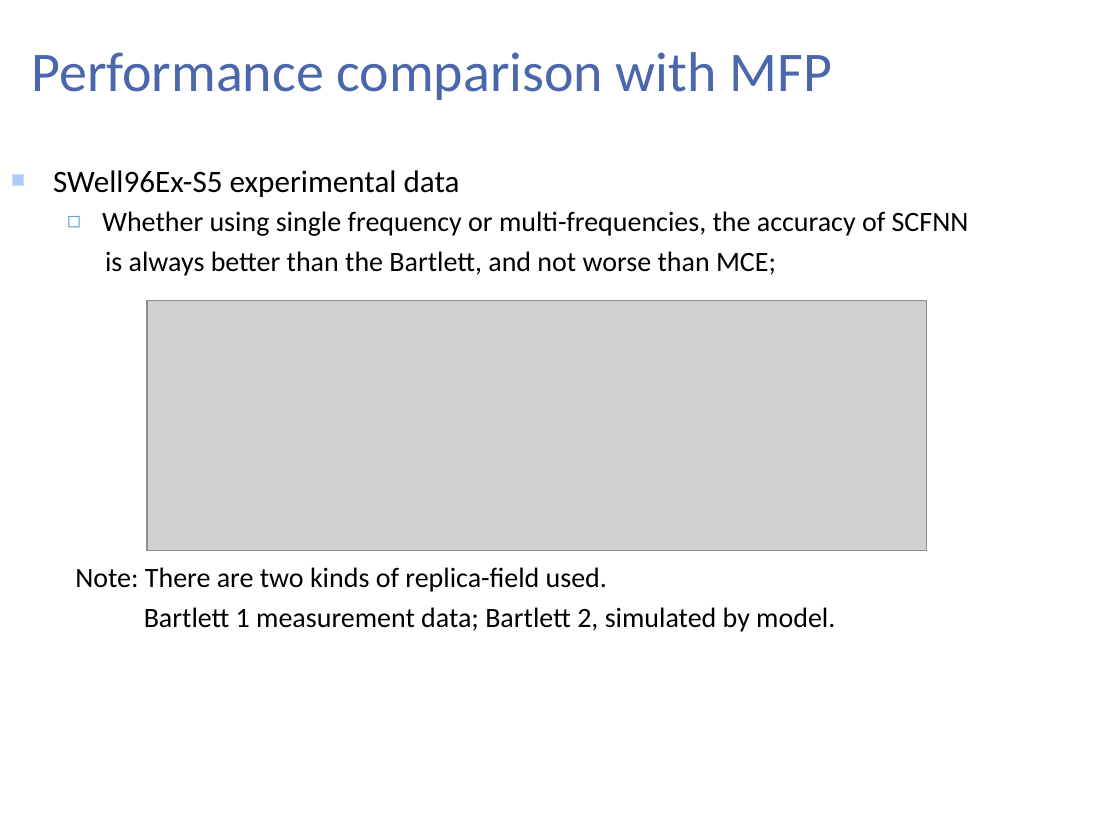
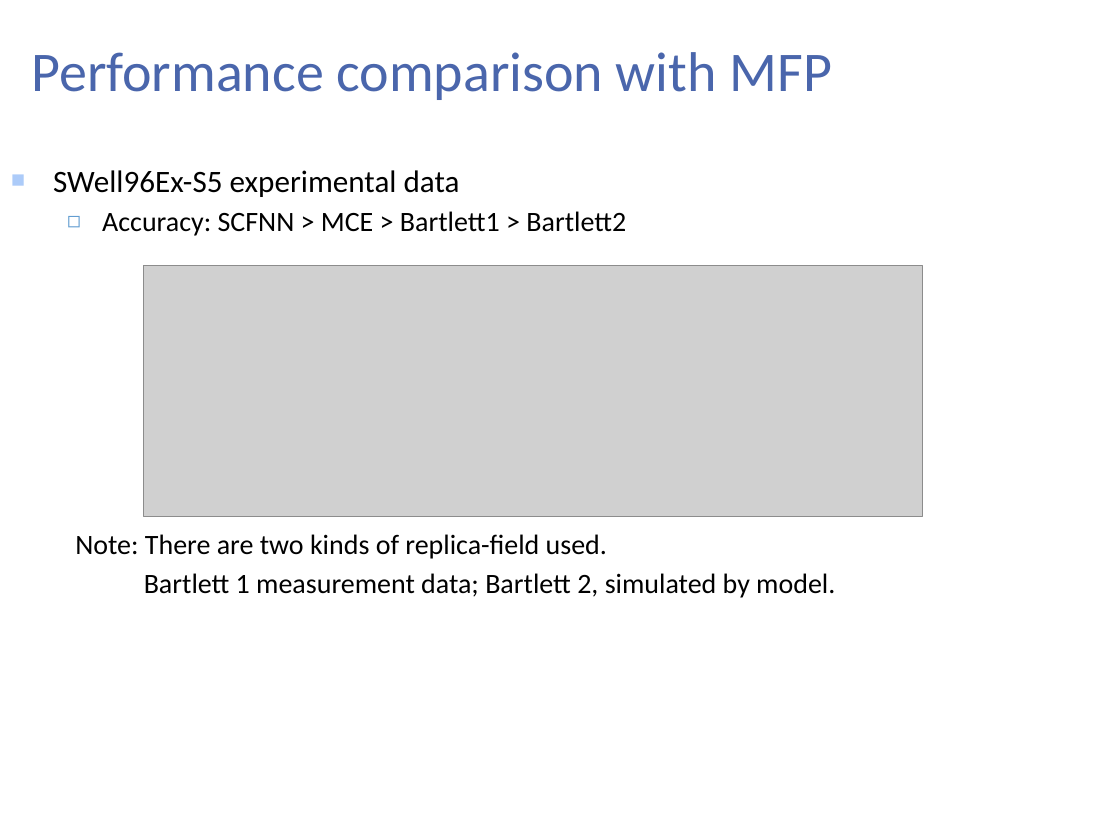
Before and after one commit to shouguicai/SCFNN, a slide deck: slide 8 of Oral Presentation/wuwnet17_v1.pptx. Drawn at 1120x840 pixels with LibreOffice and Linux fonts; fonts in the diff are those of the drawing; grey boxes stand for pictures; background and template pictures are left out. Boxes give left, top, right and bottom in pixels: in the first picture for what was removed or moved away, otherwise in the second. Text is boxed around its words. In the diff, an @@ line names an element or a change of style, - is before the commit and + after.

```diff
--- a/Oral Presentation/wuwnet17_v1.pptx
+++ b/Oral Presentation/wuwnet17_v1.pptx
@@ text at (102, 211, 626, 236): text changed @@
-  ◻ Whether using single frequency or multi-frequencies, the accuracy of SCFNN
-  is always better than the Bartlett, and not worse than MCE;
+  ◻ Accuracy: SCFNN > MCE > Bartlett1 > Bartlett2
@@ picture: place and size @@
-picture at (147, 300, 926, 551)
+picture at (143, 265, 923, 516)
```
Also in this commit, not shown: 2 other slides changed.
